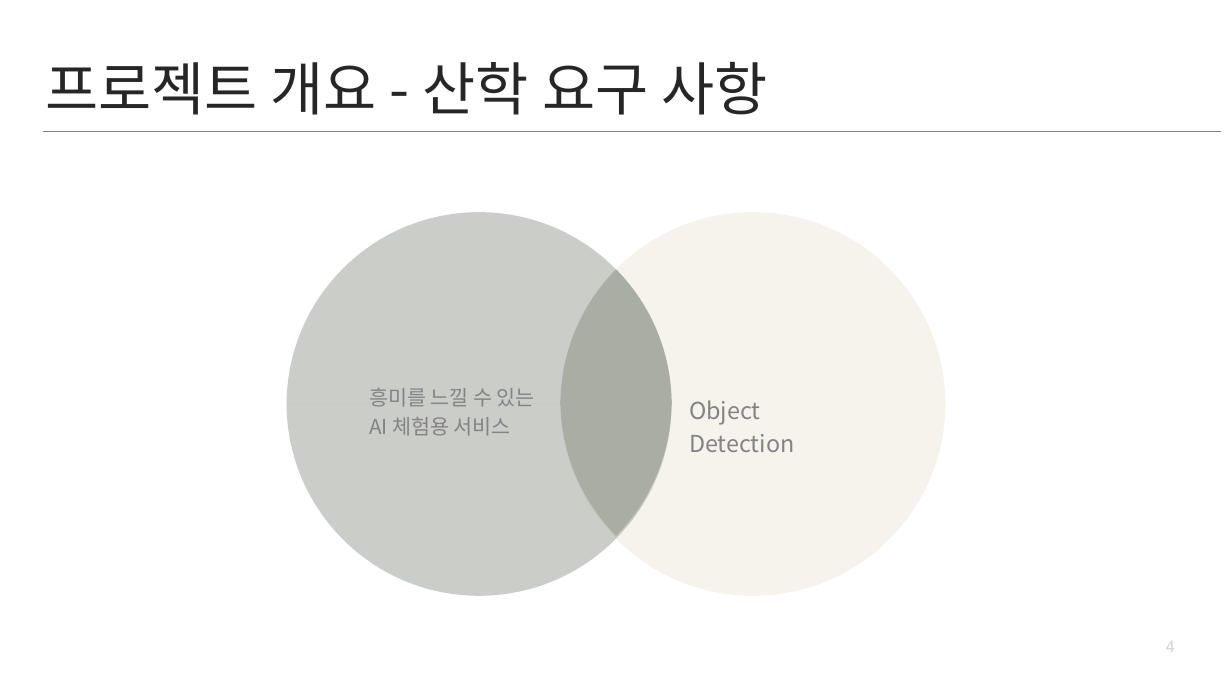
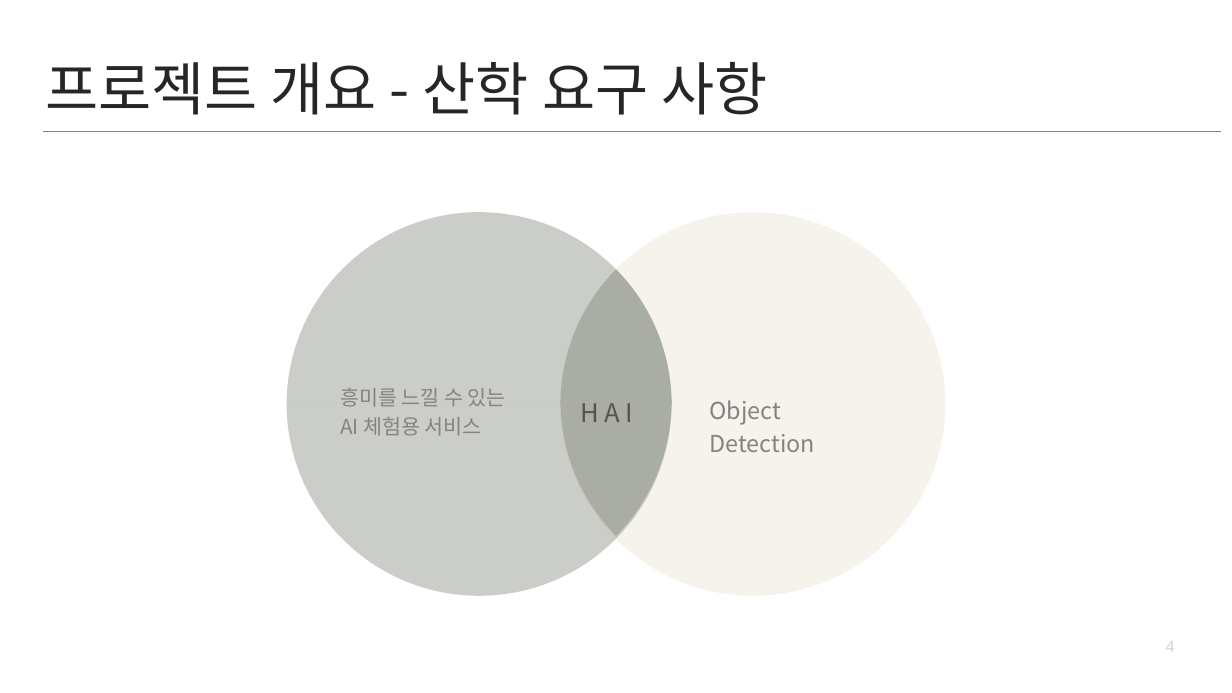
Before and after one commit to kookmin-sw/capstone-2021-14, a slide deck: slide 4 of docs/Capstone-team14-presentation.pptx. Drawn at 1232x693 pixels with LibreOffice and Linux fonts; fonts in the diff are those of the drawing. Boxes give left, top, right and bottom in pixels: in the first picture for what was removed or moved away, otherwise in the second. Text is boxed around its words. In the diff, an @@ line names an element or a change of style, - is before the commit and + after.

```diff
--- a/docs/Capstone-team14-presentation.pptx
+++ b/docs/Capstone-team14-presentation.pptx
@@ text "흥미를 느낄 수 있는 AI ...": place and size @@
-text "흥미를 느낄 수 있는 AI ..." at box(369, 388, 535, 436)
+text "흥미를 느낄 수 있는 AI ..." at box(340, 388, 506, 436)
@@ text "Object Detection": place and size @@
-text "Object Detection" at box(689, 400, 794, 452)
+text "Object Detection" at box(710, 400, 815, 452)
@@ text added at box(580, 403, 634, 422), 40 pt, text #555455 @@
+H A I
```
Also in this commit, not shown: 3 other slides changed, 3 other files.
